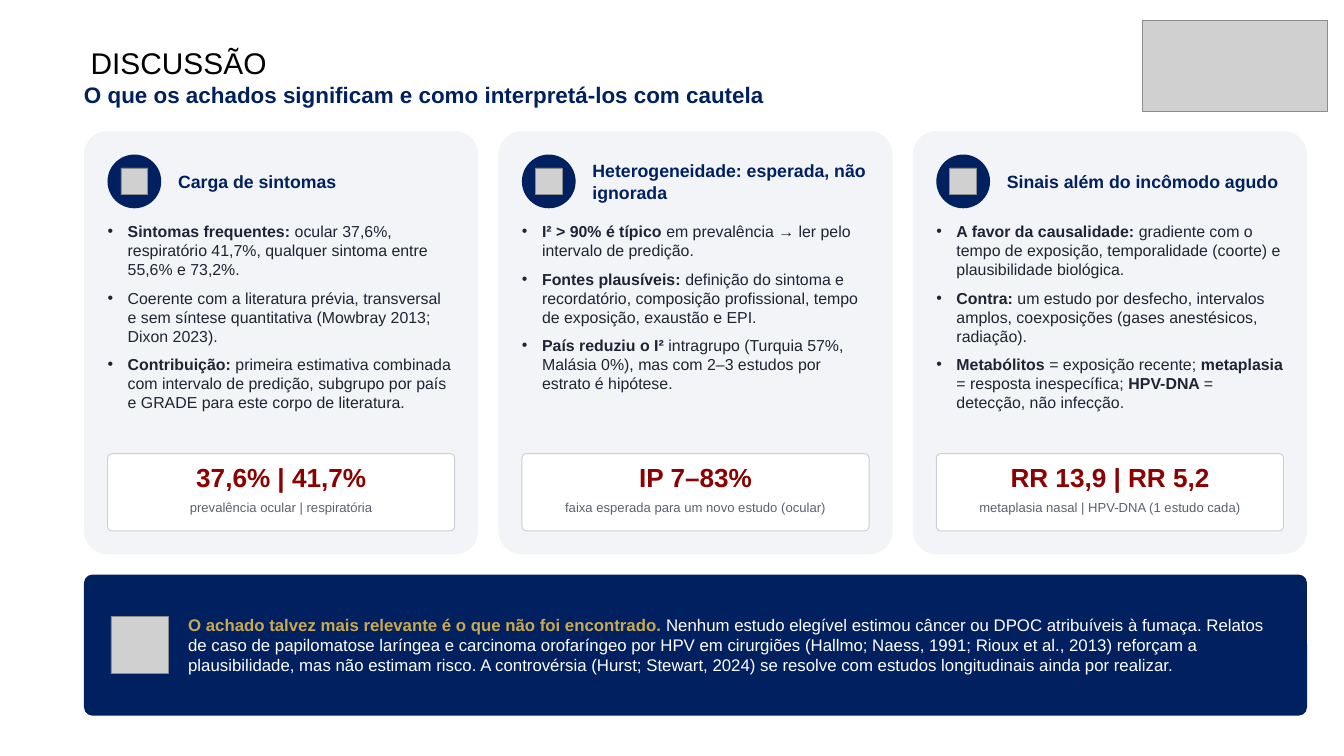
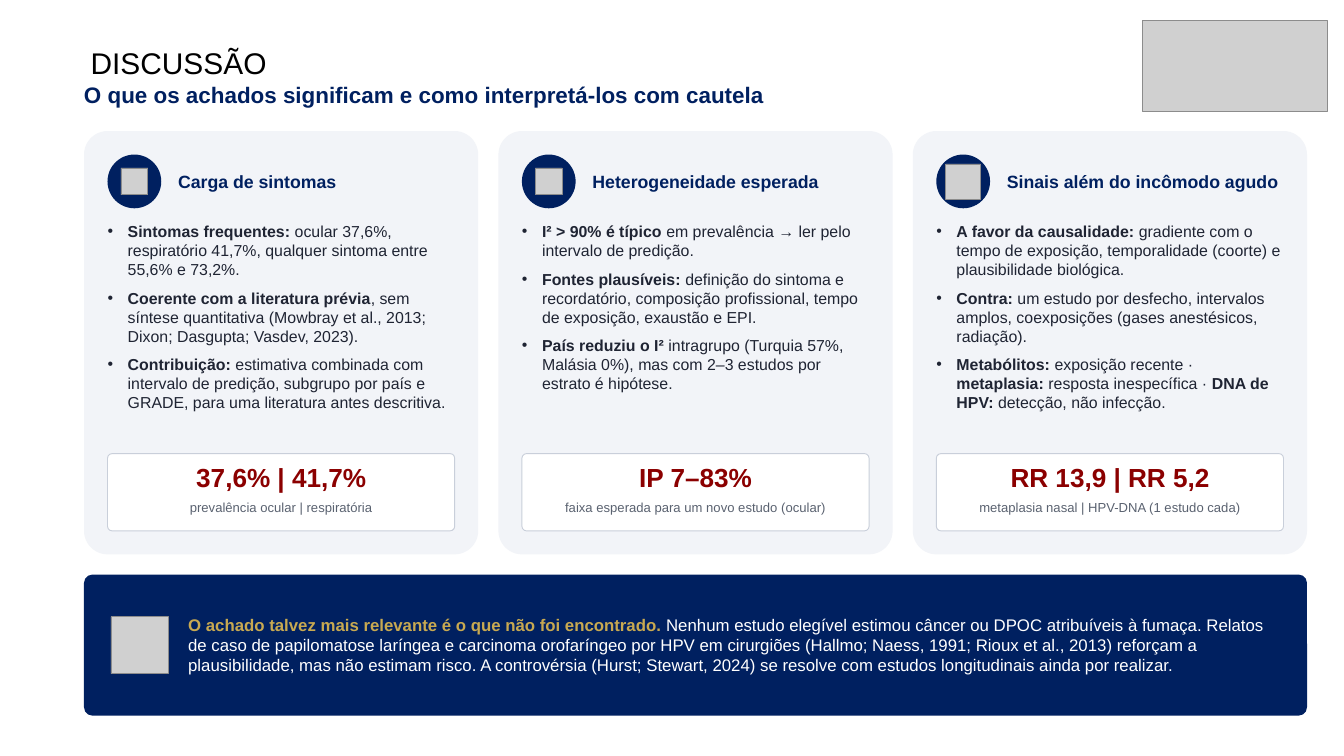
Before and after one commit to ravibuzz/IC-fumaca, a slide deck: slide 15 of apresentacao/SEMICA_Fumaca_Cirurgica_Baccaro.pptx. Drawn at 1344x756 pixels with LibreOffice and Linux fonts; fonts in the diff are those of the drawing; grey boxes stand for pictures; background and template pictures are left out. Boxes give left, top, right and bottom in pixels: in the first picture for what was removed or moved away, otherwise in the second. Text is boxed around its words. In the diff, an @@ line names an element or a change of style, - is before the commit and + after.

```diff
--- a/apresentacao/SEMICA_Fumaca_Cirurgica_Baccaro.pptx
+++ b/apresentacao/SEMICA_Fumaca_Cirurgica_Baccaro.pptx
@@ text at [592,175,819,192]: text changed @@
-Heterogeneidade: esperada, não ignorada
+Heterogeneidade esperada
@@ picture: place and size @@
-picture at [950,168,976,195]
+picture at [946,164,980,199]
@@ text at [128,292,445,412]: text changed @@
-• Coerente com a literatura prévia, transversal e sem síntese quantitativa (Mowbray 2013; Dixon 2023).
-• Contribuição: primeira estimativa combinada com intervalo de predição, subgrupo por país e GRADE para este corpo de literatura.
+• Coerente com a literatura prévia, sem síntese quantitativa (Mowbray et al., 2013; Dixon; Dasgupta; Vasdev, 2023).
+• Contribuição: estimativa combinada com intervalo de predição, subgrupo por país e GRADE, para uma literatura antes descritiva.
@@ text at [956,358,1269,412]: text changed @@
-• Metabólitos = exposição recente; metaplasia = resposta inespecífica; HPV-DNA = detecção, não infecção.
+• Metabólitos: exposição recente · metaplasia: resposta inespecífica · DNA de HPV: detecção, não infecção.
```
Also in this commit, not shown: 20 other slides changed, 14 other files.
